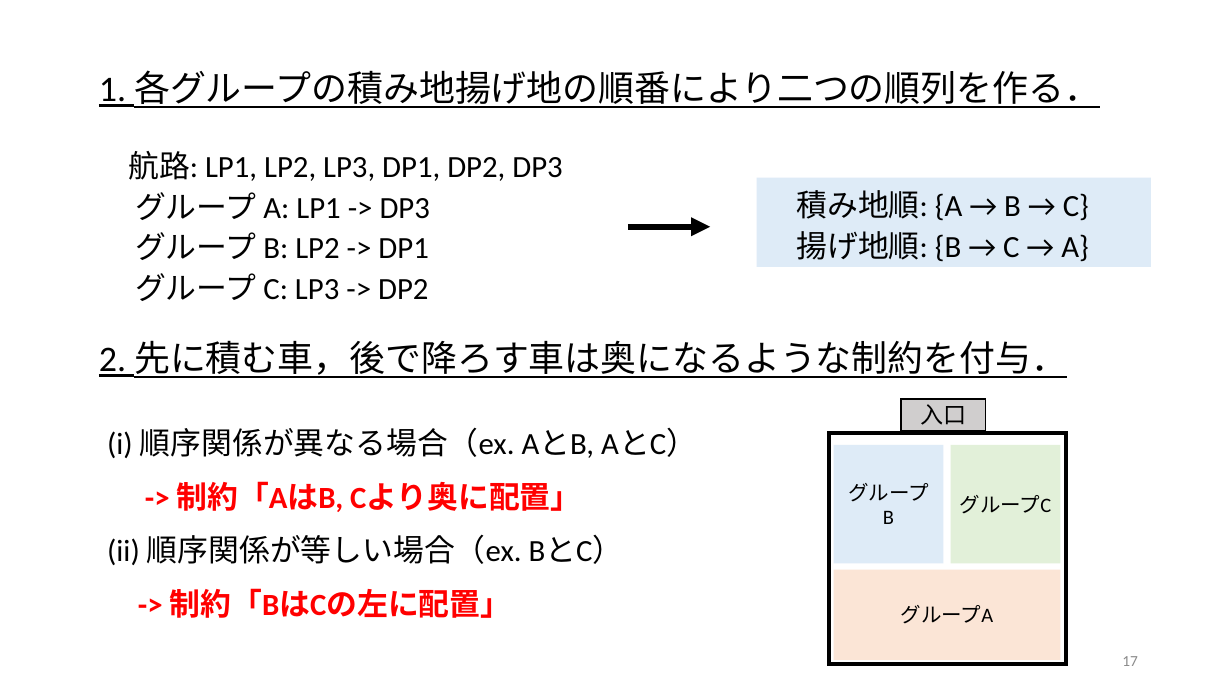
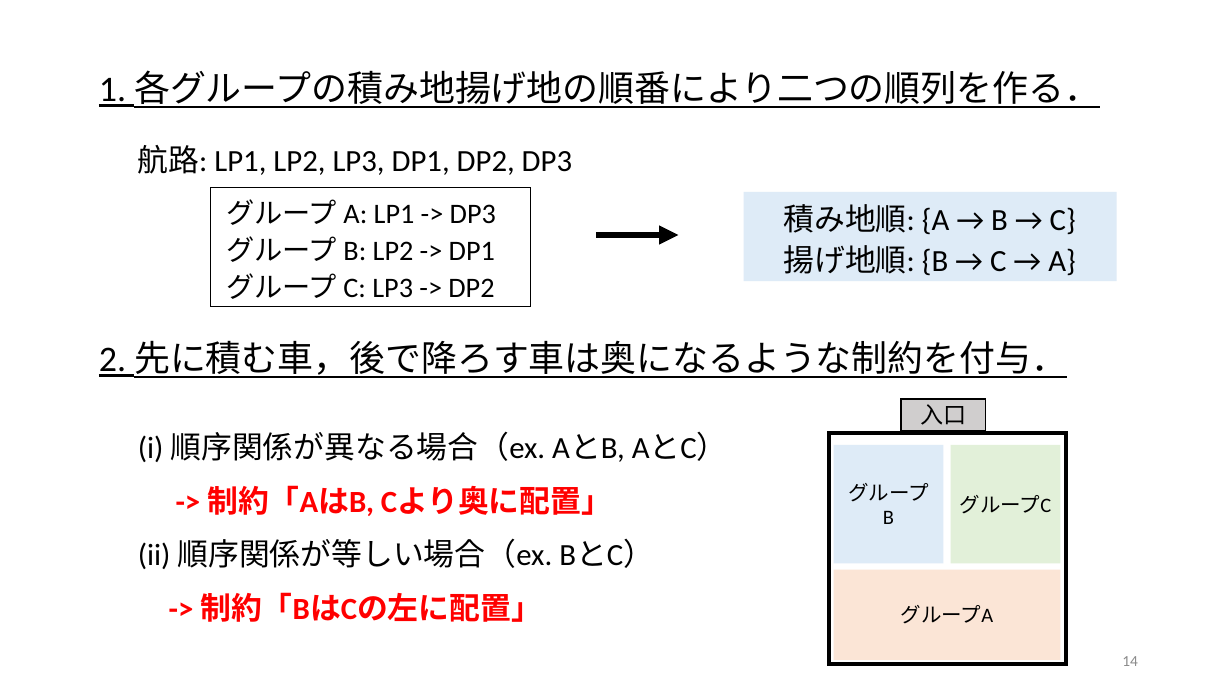
Before and after one commit to r-kurosu/kline, a slide deck: slide 14 of 卒論発表用スライド.pptx (slide 17 before the commit). Drawn at 1232x693 pixels with LibreOffice and Linux fonts; fonts in the diff are those of the drawing. Boxes give left, top, right and bottom in pixels: in the first picture for what was removed or moved away, otherwise in the second. Text is boxed around its words. In the diff, an @@ line names an element or a change of style, - is before the commit and + after.

```diff
--- a/卒論発表用スライド.pptx
+++ b/卒論発表用スライド.pptx
@@ text "航路: LP1, LP2, LP3, DP1, ...": place and size @@
-text "航路: LP1, LP2, LP3, DP1, ..." at bbox=[128, 151, 562, 301]
+text "航路: LP1, LP2, LP3, DP1, ..." at bbox=[138, 145, 572, 175]
@@ text at bbox=[135, 192, 430, 301]: paragraphs removed @@
-グループ A: LP1 -> DP3
-グループ B: LP2 -> DP1
-グループ C: LP3 -> DP2
@@ rectangle added at bbox=[211, 187, 531, 307], outline #000000 0.75 pt, 22 pt, text #000000 @@
+グループ A: LP1 -> DP3
+グループ B: LP2 -> DP1
+グループ C: LP3 -> DP2
@@ rectangle "積み地順: {A → B → ...": place and size @@
-rectangle "積み地順: {A → B → ..." at bbox=[757, 177, 1152, 267]
+rectangle "積み地順: {A → B → ..." at bbox=[744, 192, 1117, 282]
@@ arrow moved from (628, 226) - (711, 226) to (596, 235) - (678, 235) @@
@@ text "(i) 順序関係が異なる場合（ex. AとB, AとC）": place and size @@
-text "(i) 順序関係が異なる場合（ex. AとB, AとC）" at bbox=[107, 427, 697, 618]
+text "(i) 順序関係が異なる場合（ex. AとB, AとC）" at bbox=[138, 431, 728, 622]
@@ page number at bbox=[1122, 656, 1138, 666]: text changed @@
-17
+14
```
Also in this commit, not shown: 7 other slides changed, 3 slides removed, 6 other files.
